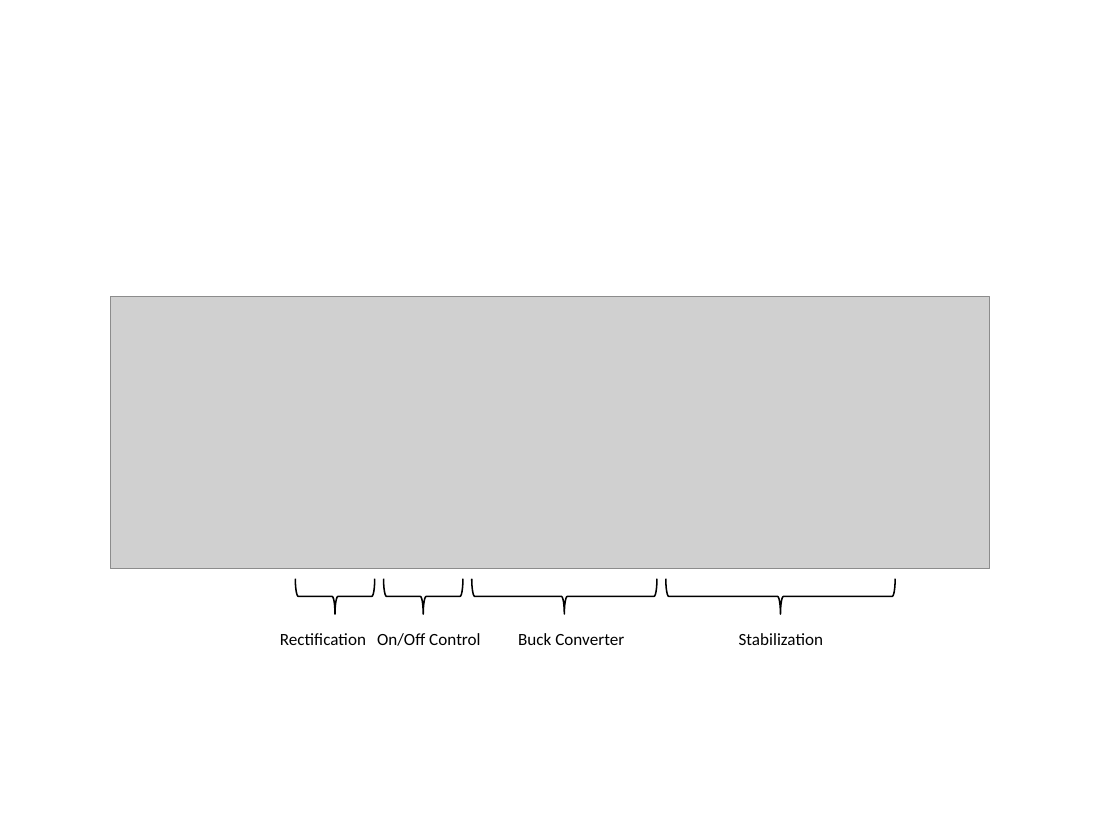
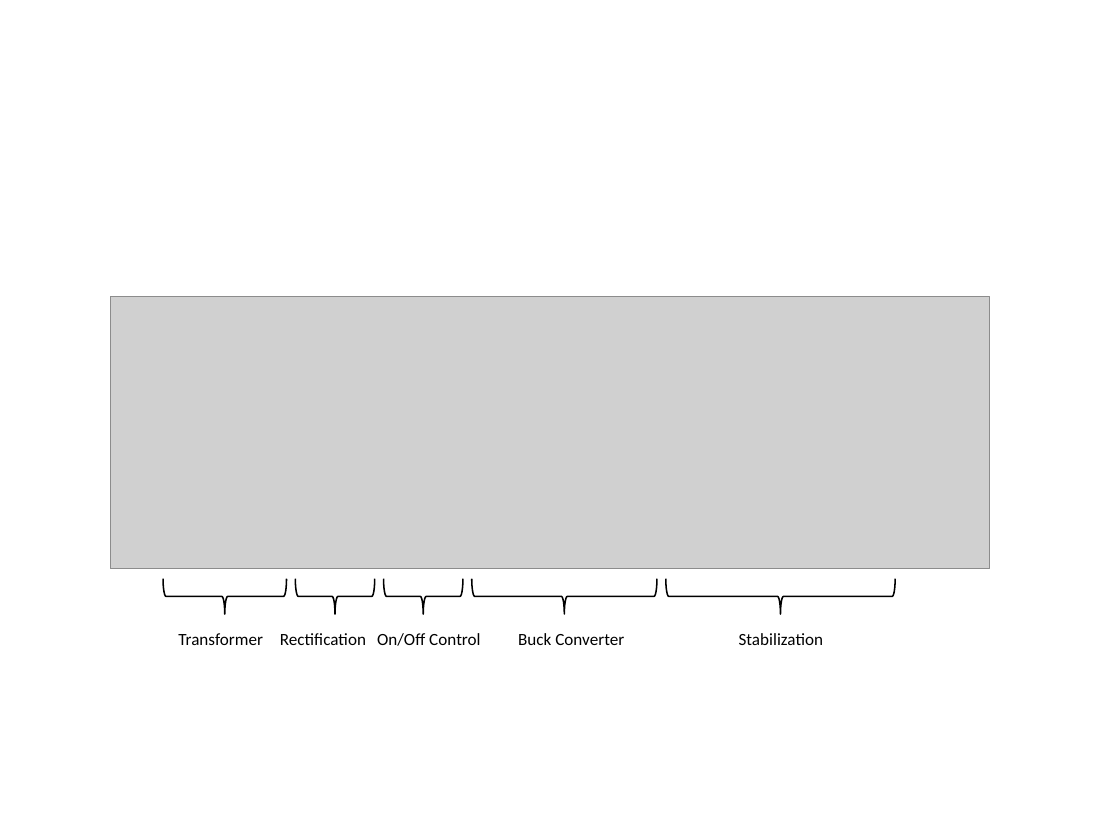
Before and after one commit to jettronics/Homesystem, a slide deck: slide 1 of Images/SupplyVoltage.pptx. Drawn at 1120x840 pixels with LibreOffice and Linux fonts; fonts in the diff are those of the drawing; grey boxes stand for pictures. Boxes give left, top, right and bottom in pixels: in the first picture for what was removed or moved away, otherwise in the second. Text is boxed around its words. In the diff, an @@ line names an element or a change of style, - is before the commit and + after.

```diff
--- a/Images/SupplyVoltage.pptx
+++ b/Images/SupplyVoltage.pptx
@@ left brace added at <box>163,578,286,613</box>, outline #000000 1 pt @@
@@ text added at <box>178,633,263,645</box>, 11 pt, text #000000 @@
+Transformer
```
Also in this commit, not shown: 1 other file.
